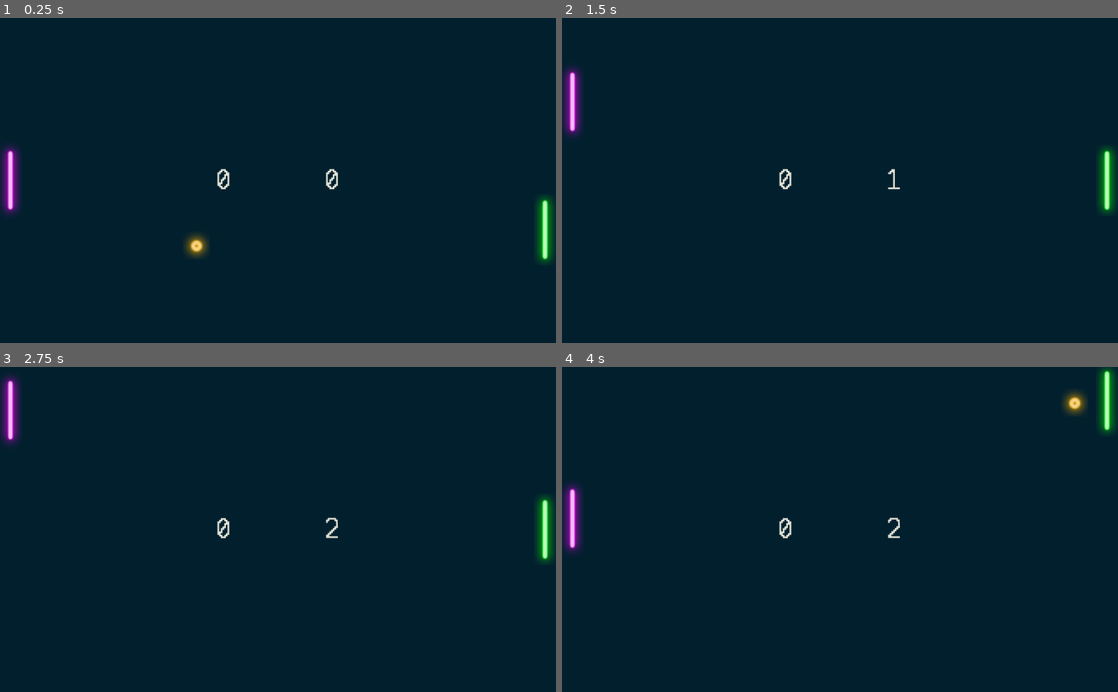
Above: before the commit, frames 1-4 (two rows, left to right).
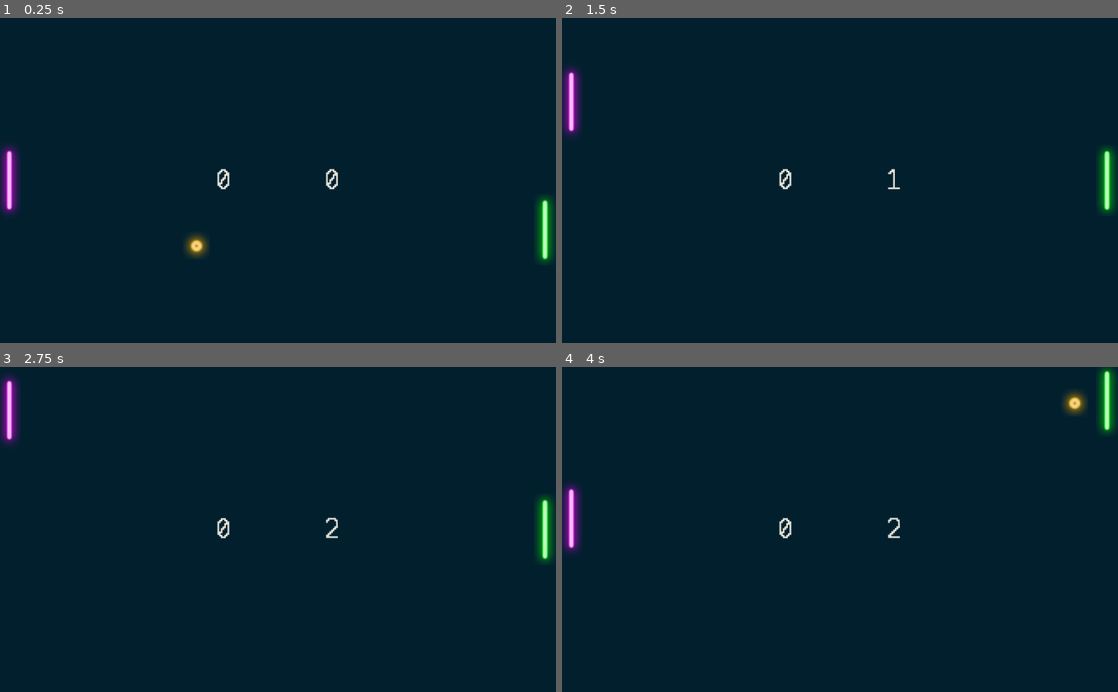
Above: after the commit, the same moments.

Repository: meashley47/Pong
Game: Godot game, scene res://Level.tscn
The game is run twice, just before and just after one commit, with the same random seed, the same clock (stepped at 60 frames per second) and the same inputs.
Inputs:
- Up to frame 1 (0.25 s): no input
- Up to frame 2 (1.5 s): hold Up (ui_up) 0.53-1.28 s; hold Down (ui_down) from 1.28 s (still down)
- Up to frame 3 (2.75 s): release Down (ui_down) at 2.03 s; hold Up (ui_up) from 2.03 s (still down)
- Up to frame 4 (4 s): release Up (ui_up) at 3.53 s; hold Down (ui_down) from 3.53 s (still down)

The runs differ from the first frame. In frame 1, 0.2% of the frame differs, in the area x 1-3%, y 40-60%; in frame 2, 0.2%; in frame 3, 0.2%; in frame 4, 0.2%.

Commit message:
Sounds added, bug fixes

Diff:
--- a/Ball.gd
+++ b/Ball.gd
@@ -2,6 +2,7 @@
 
 var speed = 600
 var velocity = Vector2.ZERO
+onready var collisionSound = $"Collision Sound"
 
 func _ready():
 	#Choose a random starting direction
@@ -14,3 +15,6 @@
 	#Bounce the ball if it collided
 	if collision:
 		velocity = velocity.bounce(collision.normal)
+		#Only play sound if not colliding with a wall
+		if collision.collider.get_collision_layer() != 2:
+			collisionSound.play()
--- a/Ball.tscn
+++ b/Ball.tscn
@@ -1,7 +1,8 @@
-[gd_scene load_steps=5 format=2]
+[gd_scene load_steps=6 format=2]
 
 [ext_resource path="res://Assets/Neon.png" type="Texture" id=1]
 [ext_resource path="res://Ball.gd" type="Script" id=2]
+[ext_resource path="res://Assets/ping_pong_8bit_beeep.ogg" type="AudioStream" id=3]
 
 [sub_resource type="AtlasTexture" id=1]
 flags = 4
@@ -23,3 +24,6 @@
 [node name="CollisionShape2D" type="CollisionShape2D" parent="."]
 position = Vector2( 0.314436, 0.880423 )
 shape = SubResource( 2 )
+
+[node name="Collision Sound" type="AudioStreamPlayer" parent="."]
+stream = ExtResource( 3 )
--- a/Level.gd
+++ b/Level.gd
@@ -4,6 +4,7 @@
 var playerScore = 0
 var opponentScore = 0
 onready var timer = $Timer
+onready var pointSound = $"Point Sound"
 
 #Update player scores
 func _process(_delta):
@@ -13,10 +14,16 @@
 func _on_Left_Wall_body_entered(_body):
 	timer.start()
 	opponentScore += 1
+	pointSound.play()
+	$Player.position.x = 18
+	$Opponent.position.x = 1004
 
 func _on_Right_Wall_body_entered(_body):
 	timer.start()
 	playerScore += 1
+	pointSound.play()
+	$Player.position.x = 18
+	$Opponent.position.x = 1004
 
 #Resets the ball after waiting a fraction of a second upon someone losing
 func _on_Timer_timeout():
--- a/Level.tscn
+++ b/Level.tscn
@@ -1,10 +1,11 @@
-[gd_scene load_steps=10 format=2]
+[gd_scene load_steps=11 format=2]
 
 [ext_resource path="res://Player.tscn" type="PackedScene" id=1]
 [ext_resource path="res://Opponent.tscn" type="PackedScene" id=2]
 [ext_resource path="res://Ball.tscn" type="PackedScene" id=3]
 [ext_resource path="res://Level.gd" type="Script" id=4]
 [ext_resource path="res://Assets/EightBit-Regular.ttf" type="DynamicFontData" id=5]
+[ext_resource path="res://Assets/ping_pong_8bit_plop.ogg" type="AudioStream" id=6]
 
 [sub_resource type="DynamicFont" id=1]
 size = 75
@@ -58,6 +59,7 @@
 }
 
 [node name="Player" parent="." instance=ExtResource( 1 )]
+position = Vector2( 18, 300 )
 collision_layer = 2147483649
 
 [node name="Opponent" parent="." instance=ExtResource( 2 )]
@@ -66,6 +68,7 @@
 position = Vector2( 512, 300 )
 
 [node name="Top Wall" type="StaticBody2D" parent="."]
+collision_layer = 2
 
 [node name="CollisionShape2D" type="CollisionShape2D" parent="Top Wall"]
 position = Vector2( 512, -10 )
@@ -73,6 +76,7 @@
 
 [node name="Bottom Wall" type="StaticBody2D" parent="."]
 position = Vector2( 512, 610 )
+collision_layer = 2
 
 [node name="CollisionShape2D" type="CollisionShape2D" parent="Bottom Wall"]
 shape = SubResource( 3 )
@@ -92,9 +96,12 @@
 [node name="Timer" type="Timer" parent="."]
 wait_time = 0.75
 one_shot = true
+
+[node name="Point Sound" type="AudioStreamPlayer" parent="."]
+stream = ExtResource( 6 )
+[connection signal="body_entered" from="Left Wall" to="Opponent" method="_on_Left_Wall_body_entered"]
 [connection signal="body_entered" from="Left Wall" to="." method="_on_Left_Wall_body_entered"]
-[connection signal="body_entered" from="Left Wall" to="Opponent" method="_on_Left_Wall_body_entered"]
+[connection signal="body_entered" from="Right Wall" to="Opponent" method="_on_Right_Wall_body_entered"]
 [connection signal="body_entered" from="Right Wall" to="." method="_on_Right_Wall_body_entered"]
-[connection signal="body_entered" from="Right Wall" to="Opponent" method="_on_Right_Wall_body_entered"]
+[connection signal="timeout" from="Timer" to="Opponent" method="_on_Timer_timeout"]
 [connection signal="timeout" from="Timer" to="." method="_on_Timer_timeout"]
-[connection signal="timeout" from="Timer" to="Opponent" method="_on_Timer_timeout"]
--- a/project.godot
+++ b/project.godot
@@ -18,6 +18,10 @@
 config/name="Pong"
 run/main_scene="res://Level.tscn"
 
+[layer_names]
+
+2d_physics/layer_2="wall"
+
 [rendering]
 
 environment/default_environment="res://default_env.tres"
Not shown, changed: Assets/ping_pong_8bit_beeep.ogg.import
Not shown, changed: Assets/ping_pong_8bit_plop.ogg.import
